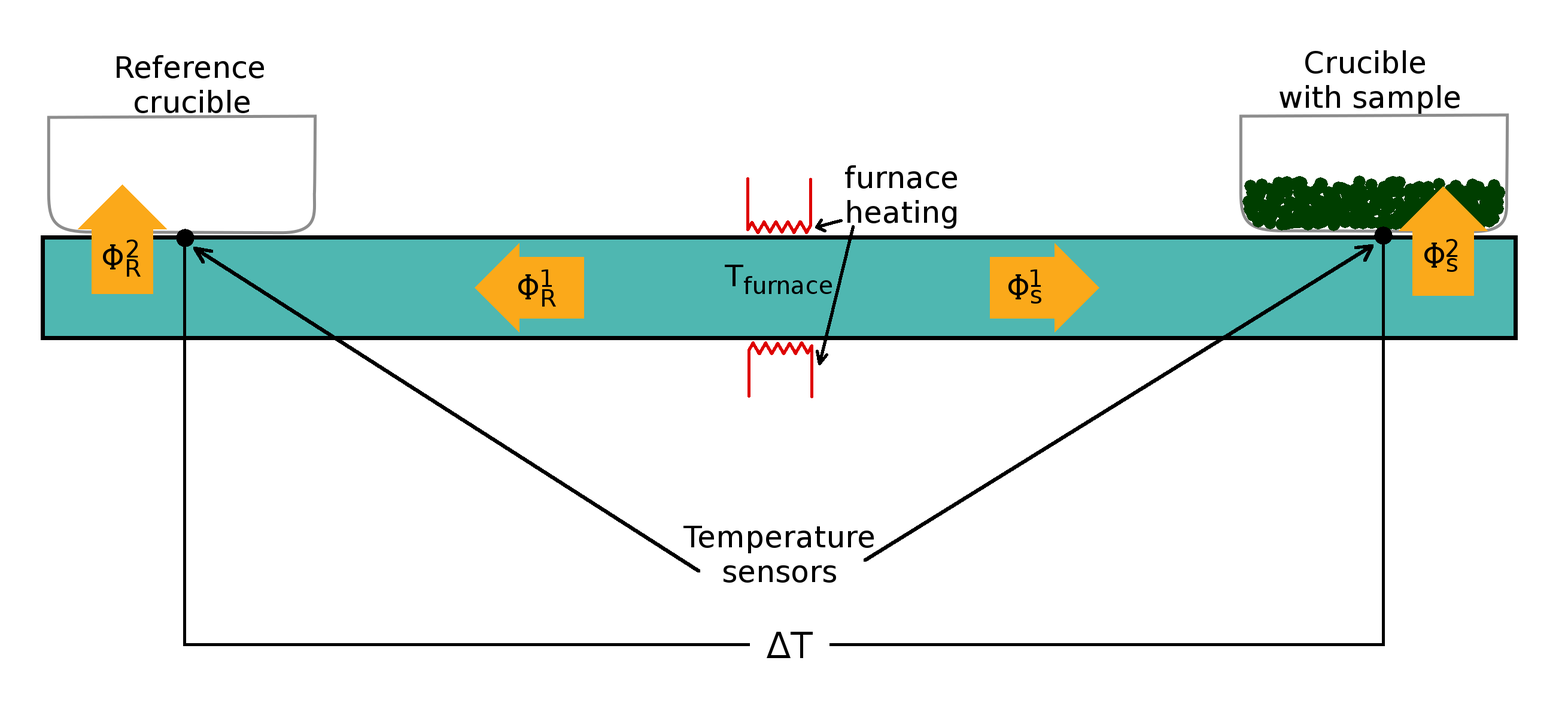
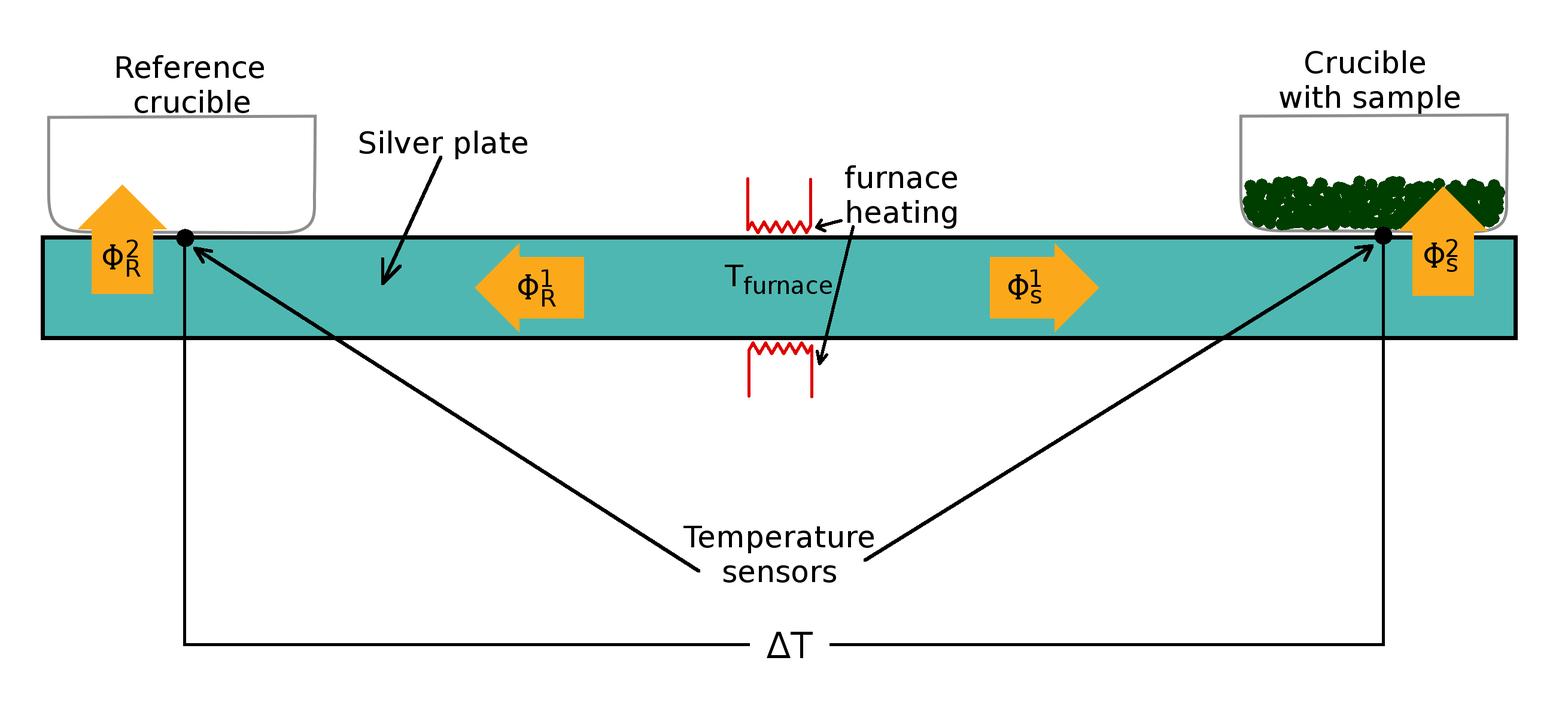
Revision of a layered w=1568, h=709 image; what changed, layer by layer:
added layer "Silver plate" above "Background" over (359, 130, 528, 160)
painted on "Background" over (381, 155, 443, 285)
